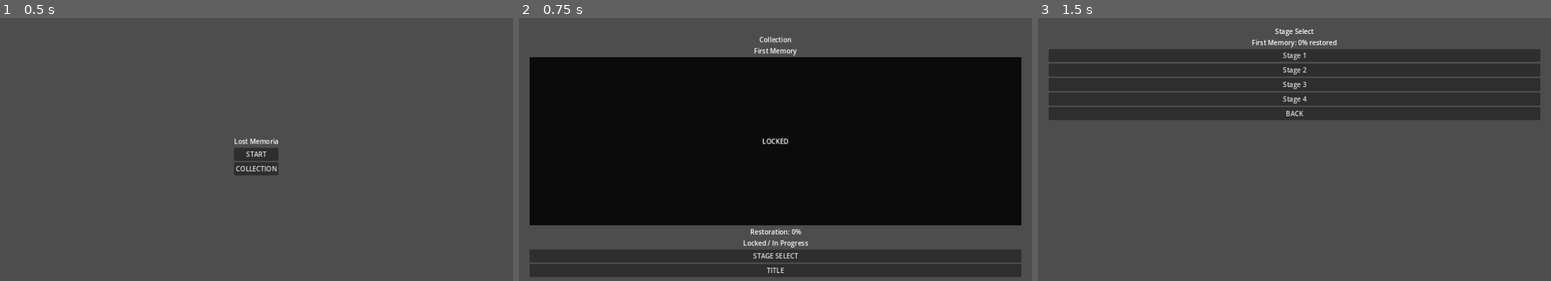
Above: before the commit, frames 1-3 (left to right).
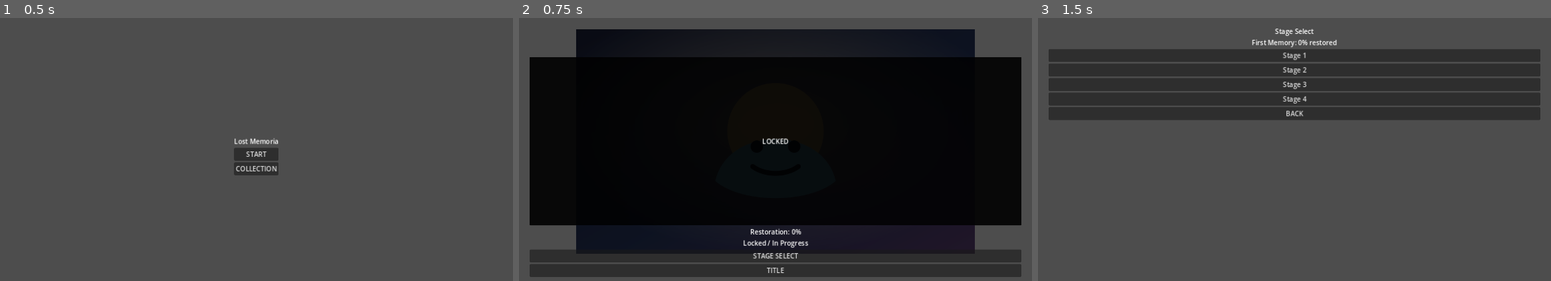
Above: after the commit, the same moments.

Repository: uzupiyo/Lost-Memoria
Game: Godot game, scene res://scenes/title/title.tscn
Two runs of this game, one before a commit and one after it. Both use one fixed random seed, a clock stepped at 60 frames per second and the inputs below.
Inputs:
- Up to frame 1 (0.5 s): no input
- Up to frame 2 (0.75 s): click "COLLECTION" at 0.5 s
- Up to frame 3 (1.5 s): click "STAGE SELECT" at 1.25 s

Frame 1 is identical in both runs. In frame 2, 16% of the frame differs, in the area x 11-89%, y 4-90%; in frame 3, nothing differs.

Commit message:
Apply still unlock mask in collection view

Diff:
--- a/scripts/collection.gd
+++ b/scripts/collection.gd
@@ -3,16 +3,47 @@
 @onready var title_label: Label = %StillTitle
 @onready var progress_label: Label = %ProgressLabel
 @onready var status_label: Label = %StatusLabel
+@onready var still_image: TextureRect = %StillImage
+@onready var lock_overlay: ColorRect = %LockOverlay
+@onready var overlay_label: Label = %OverlayLabel
 
 func _ready() -> void:
-	var data := GameState.get_still_data("rin_001")
+	_update_collection_view("rin_001")
+
+func _update_collection_view(still_id: String) -> void:
+	var data := GameState.get_still_data(still_id)
 	title_label.text = str(data.get("title", "Unknown Memory"))
-	var percent := GameState.get_unlock_percent("rin_001")
+	var percent := GameState.get_unlock_percent(still_id)
 	progress_label.text = "Restoration: %d%%" % percent
-	if GameState.is_still_complete("rin_001"):
+	_load_still_texture(str(data.get("image_path", "")))
+	_apply_unlock_mask(percent)
+	if GameState.is_still_complete(still_id):
 		status_label.text = "Unlocked"
 	else:
 		status_label.text = "Locked / In Progress"
+
+func _load_still_texture(path: String) -> void:
+	if path.is_empty() or not ResourceLoader.exists(path):
+		still_image.texture = null
+		overlay_label.text = "NO IMAGE"
+		return
+	var texture := load(path)
+	if texture is Texture2D:
+		still_image.texture = texture
+
+func _apply_unlock_mask(percent: int) -> void:
+	var clamped_percent := clamp(percent, 0, 100)
+	var alpha := 0.82 - (float(clamped_percent) / 100.0) * 0.82
+	lock_overlay.color = Color(0, 0, 0, alpha)
+	still_image.modulate = Color(0.35 + float(clamped_percent) / 100.0 * 0.65, 0.35 + float(clamped_percent) / 100.0 * 0.65, 0.35 + float(clamped_percent) / 100.0 * 0.65, 1.0)
+	if clamped_percent <= 0:
+		overlay_label.text = "LOCKED"
+		overlay_label.visible = true
+	elif clamped_percent < 100:
+		overlay_label.text = "%d%% RESTORED" % clamped_percent
+		overlay_label.visible = true
+	else:
+		overlay_label.visible = false
 
 func _on_stage_select_pressed() -> void:
 	get_tree().change_scene_to_file("res://scenes/stage_select/stage_select.tscn")
